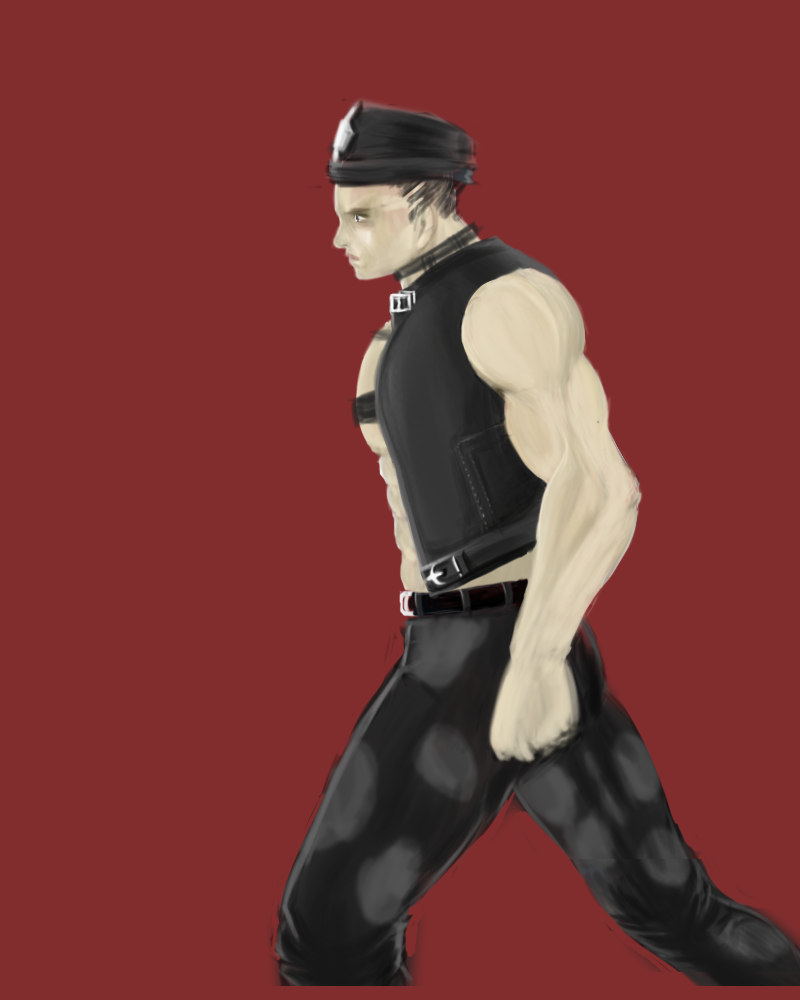
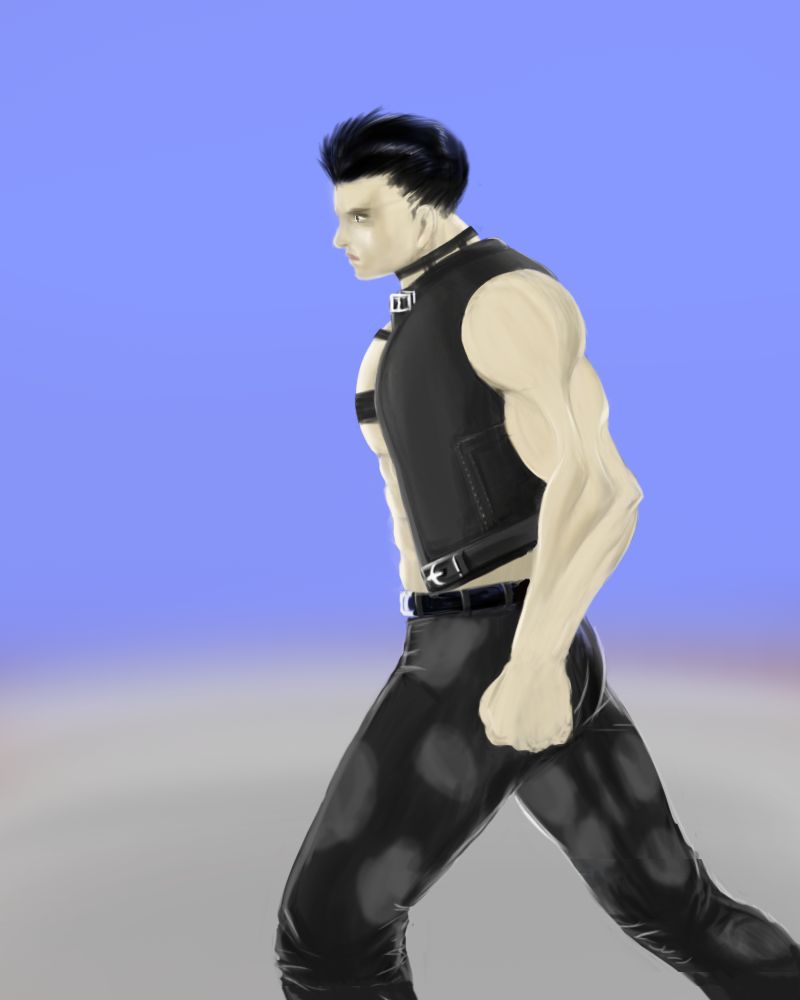
Comparing the layer stacks of the two 800x1000 images. Changes:
hid "hat", painted on it over [323, 95, 484, 191]
painted on "Layer 2" over [372, 234, 600, 590]
painted on "belt_body" over [344, 219, 485, 430]
renamed "hair" to "skin", painted on it over [303, 104, 645, 767]
removed layer "skin" (in "Group 1" › "Group 3") from group "Group 3" over [301, 98, 644, 767]
painted on "trou" over [260, 616, 800, 1000]
painted on "Layer 1" over [0, 0, 800, 1000]
